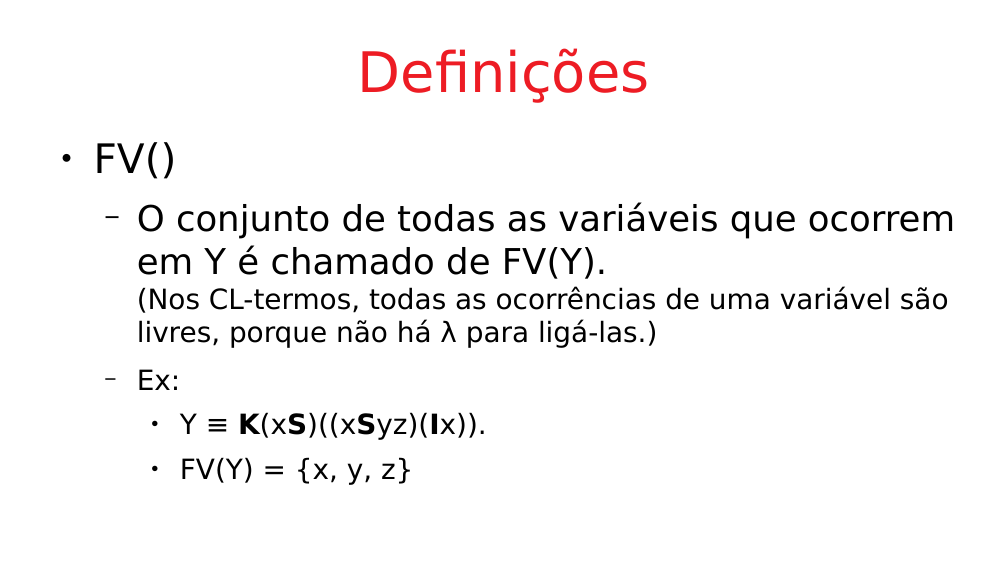
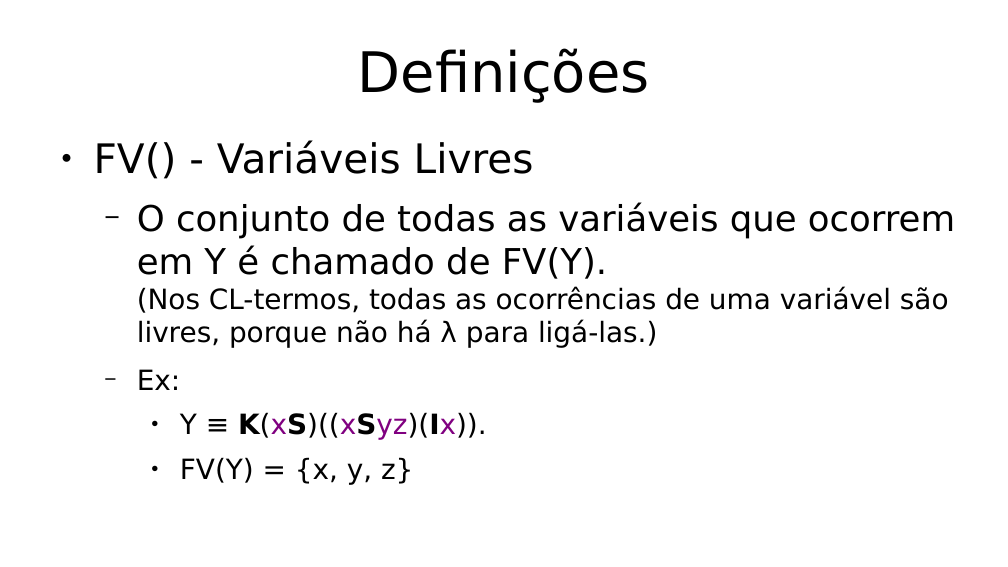
Before and after one commit to hlah/teoria_da_computacao, a slide deck: slide 9 of pesquisa/slides.odp. Drawn at 1008x567 pixels with LibreOffice and Linux fonts; fonts in the diff are those of the drawing. Boxes give left, top, right and bottom in pixels: in the first picture for what was removed or moved away, otherwise in the second. Text is boxed around its words. In the diff, an @@ line names an element or a change of style, - is before the commit and + after.

Commit message:
slide 4: troca de semântica por sintaxe highlight dos termos no slide 8,9 slide 12: troca de remoção por eliminação de abstração

```diff
--- a/pesquisa/slides.odp
+++ b/pesquisa/slides.odp
@@ title "Definições" at (358,48,650,103): text colour #ED1C24 to #000000 @@
@@ text at (94,140,534,179): text changed @@
-● FV()
+● FV() - Variáveis Livres
@@ text at (180,412,487,440): text colour #000000 to #800080 in "K(xS)((xSyz)(Ix))." @@
```
Also in this commit, not shown: 5 other slides changed, 1 slide added, 1 slide removed.
